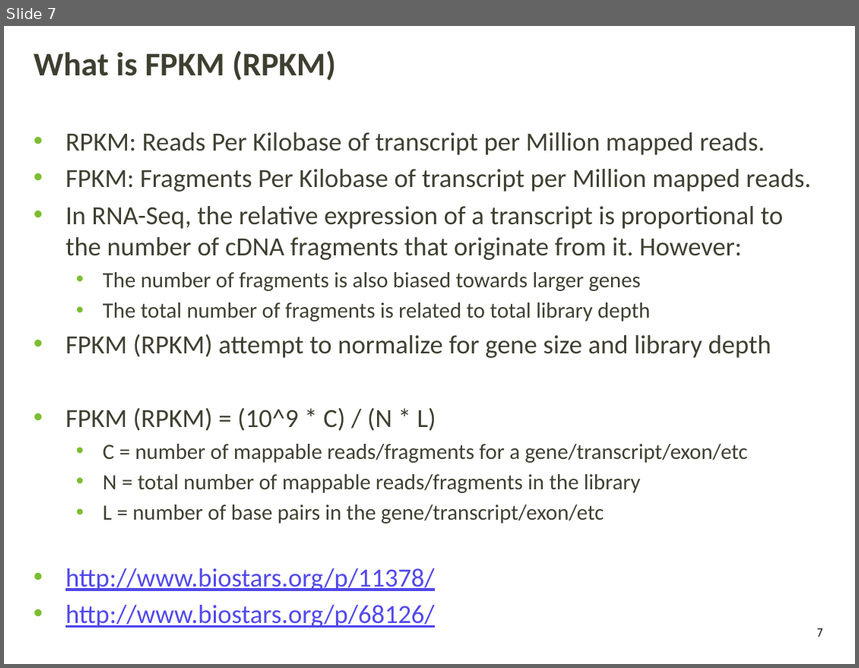
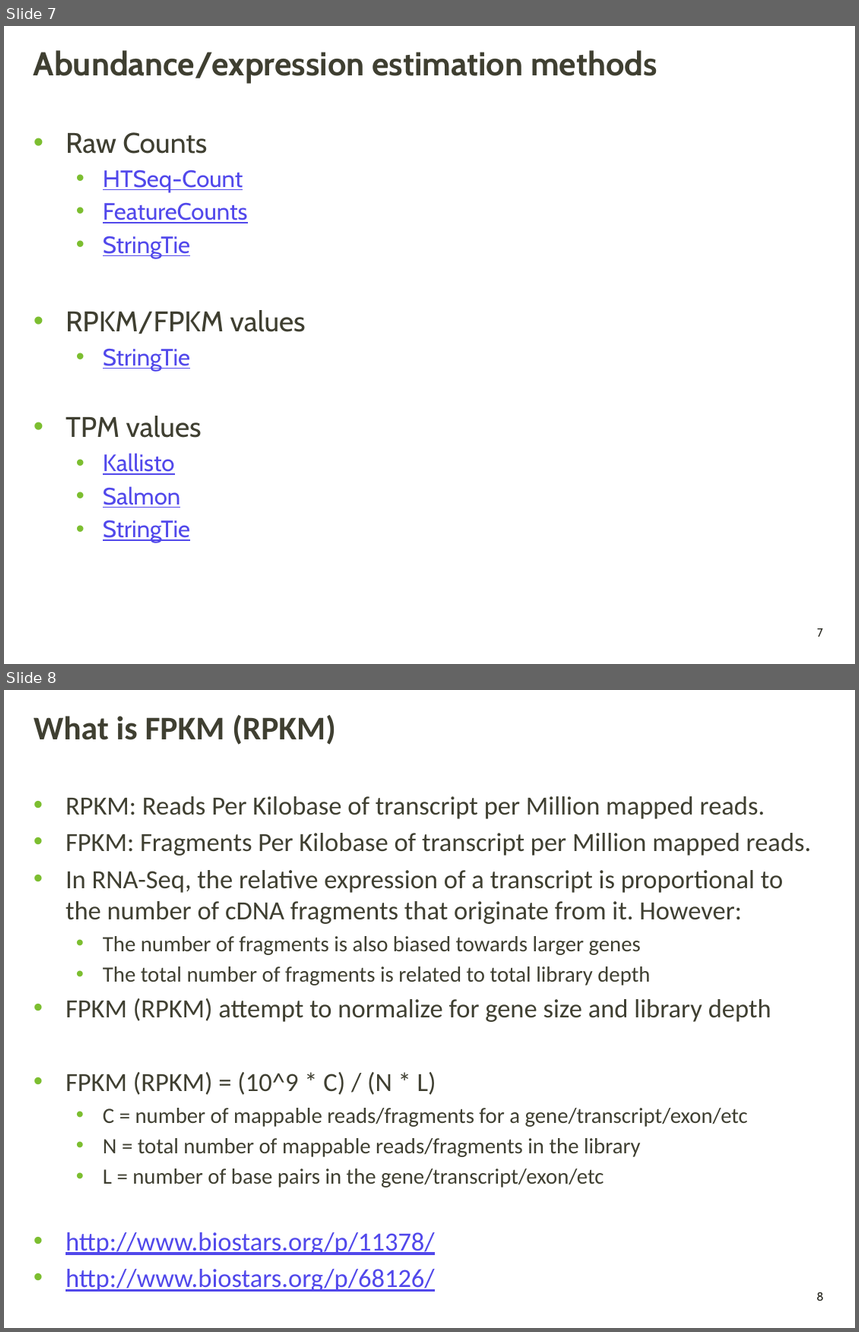
Before and after one commit to griffithlab/gen-viz-lectures, a slide deck: GenViz_Module4_Lecture.pptx. Shown one above the other, each under a label of ours: slide 7 before the commit, slides 7 and 8 after it. The pictures are 859x668 and 859x1332 pixels, drawn with LibreOffice and Linux fonts; fonts in the diff are those of the drawing; background and template pictures are left out. Boxes give left, top, right and bottom in pixels: in the first picture for what was removed or moved away, otherwise in the second. Text is boxed around its words. In the diff, an @@ line names an element or a change of style, - is before the commit and + after.

```diff
--- a/GenViz_Module4_Lecture.pptx
+++ b/GenViz_Module4_Lecture.pptx
@@ slide 7 added at [4, 26, 855, 664], background picture (left out); not listed: 1 template element that a slide beside it also shows @@
@@ title added at [34, 50, 658, 84], 28 pt, text #3F3F32, bold @@
+Abundance/expression estimation methods
@@ text added at [66, 132, 306, 544], 20 pt, text #5148EB, underline @@
+• Raw Counts
+  • HTSeq-Count
+  • FeatureCounts
+  • StringTie
+• RPKM/FPKM values
+  • StringTie
+• TPM values
+  • Kallisto
+  • Salmon
+  • StringTie
@@ what was slide 7 is now slide 8 @@
@@ page number at [816, 1293, 823, 1301]: text changed @@
-7
+8
```
Also in this commit, not shown: 1 slide changed, 1 other file.
